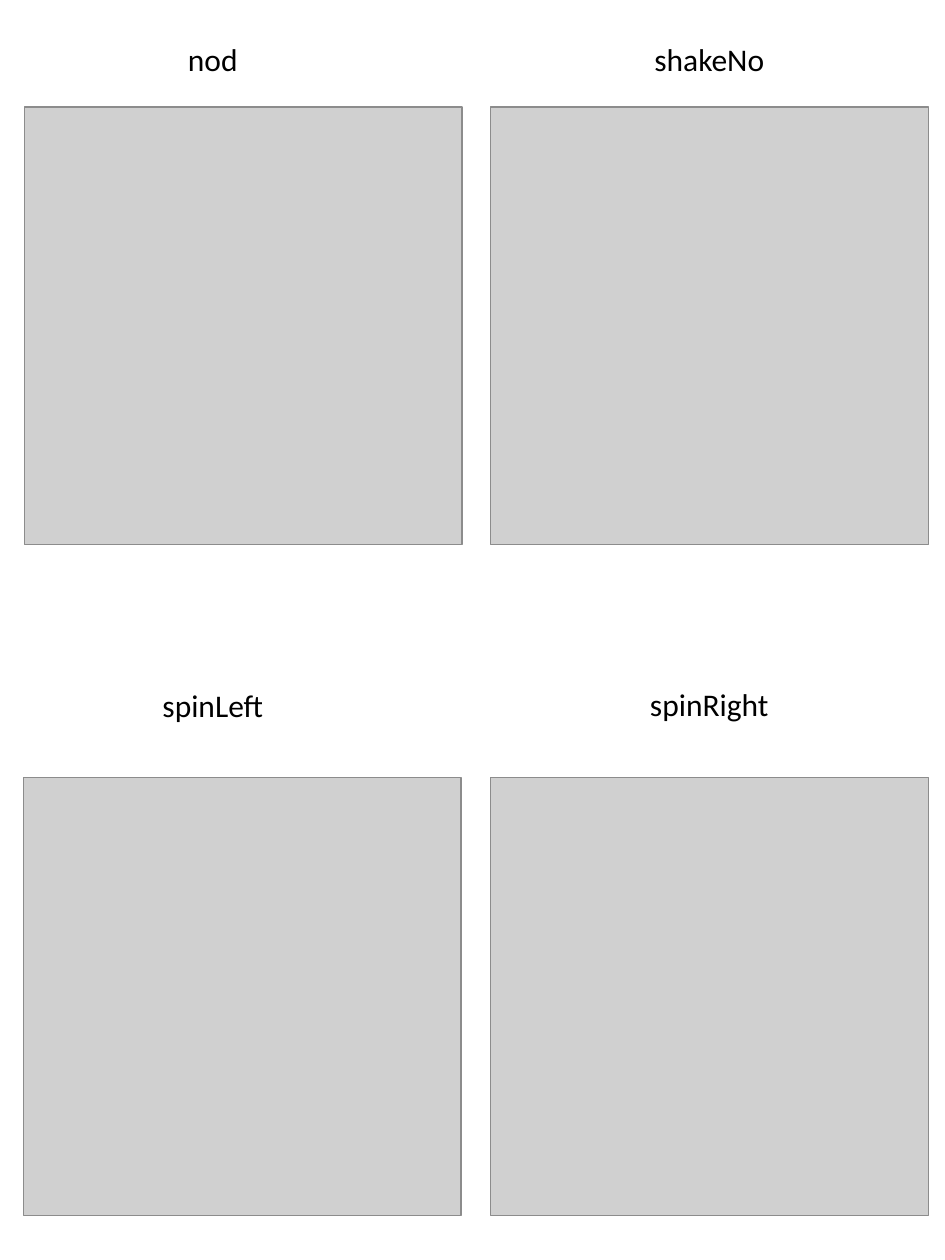
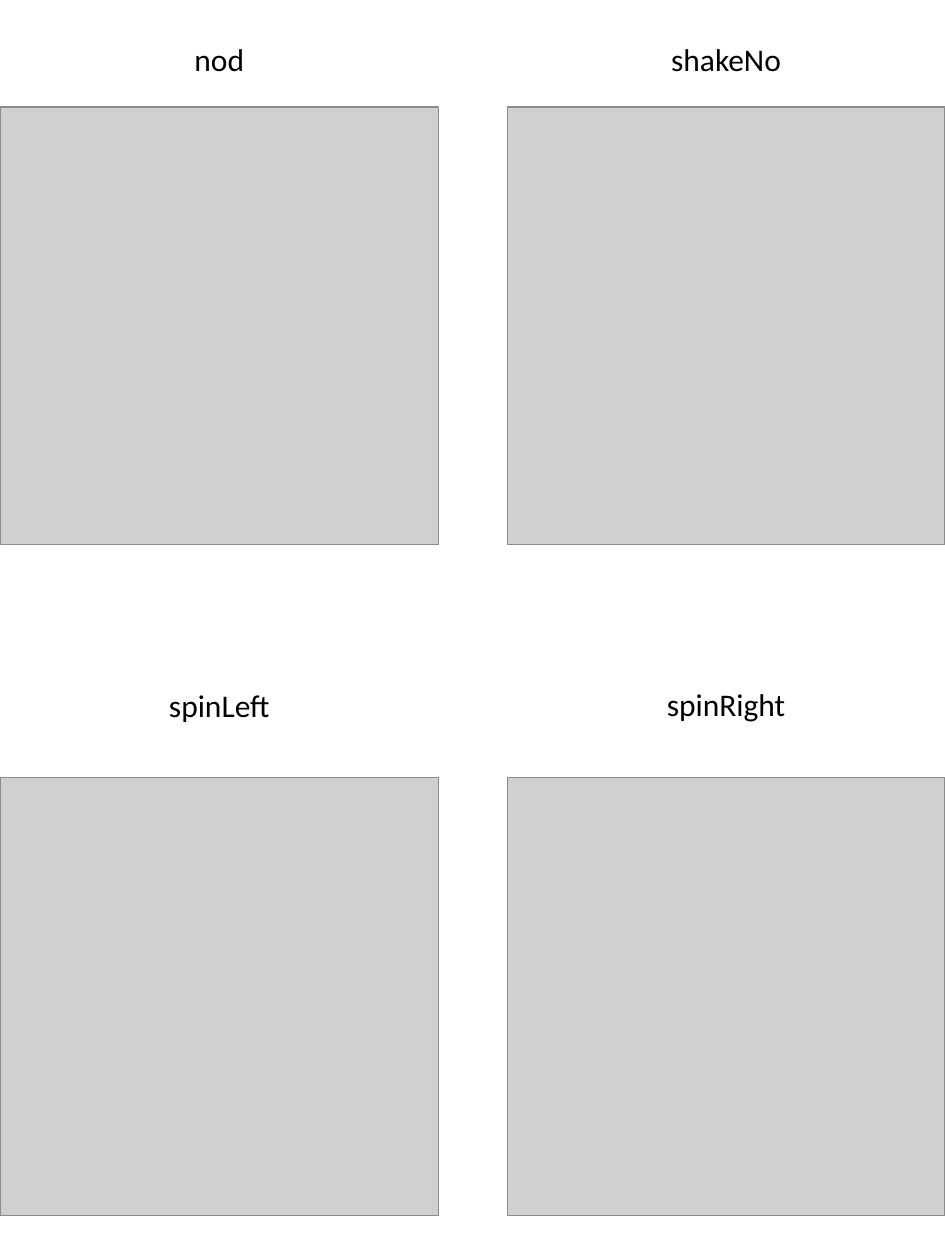
Before and after one commit to RobotTurtles/mid-level-routines, a slide deck: slide 1 of QR_Codes/QR_FlashCards.pptx. Drawn at 945x1260 pixels with LibreOffice and Linux fonts; fonts in the diff are those of the drawing; grey boxes stand for pictures. Boxes give left, top, right and bottom in pixels: in the first picture for what was removed or moved away, otherwise in the second. Text is boxed around its words. In the diff, an @@ line names an element or a change of style, - is before the commit and + after.

```diff
--- a/QR_Codes/QR_FlashCards.pptx
+++ b/QR_Codes/QR_FlashCards.pptx
@@ text "nod" moved from (x1=188, y1=49, x2=238, y2=72) to (x1=194, y1=49, x2=244, y2=72) @@
@@ text "shakeNo" moved from (x1=654, y1=49, x2=764, y2=72) to (x1=671, y1=49, x2=781, y2=72) @@
@@ picture moved from (x1=24, y1=107, x2=461, y2=544) to (x1=0, y1=107, x2=437, y2=544) @@
@@ picture moved from (x1=490, y1=107, x2=927, y2=544) to (x1=508, y1=107, x2=945, y2=544) @@
@@ text "spinLeft" moved from (x1=162, y1=695, x2=263, y2=722) to (x1=169, y1=695, x2=270, y2=722) @@
@@ text "spinRight" moved from (x1=650, y1=694, x2=768, y2=722) to (x1=667, y1=694, x2=785, y2=722) @@
@@ picture moved from (x1=24, y1=777, x2=461, y2=1215) to (x1=0, y1=777, x2=437, y2=1215) @@
@@ picture moved from (x1=490, y1=777, x2=927, y2=1215) to (x1=508, y1=777, x2=945, y2=1215) @@
```
Also in this commit, not shown: 1 other slide changed.
